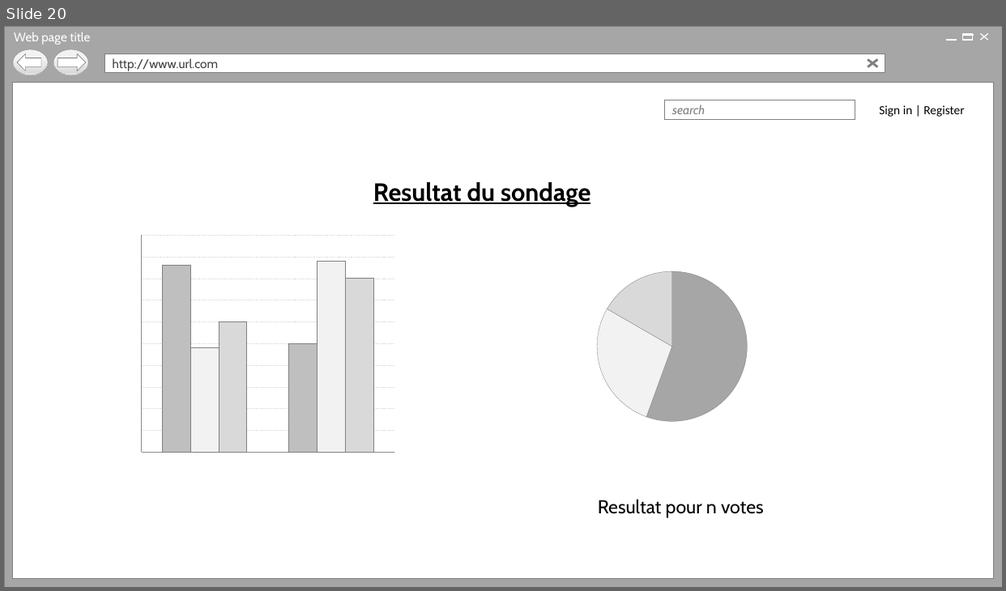
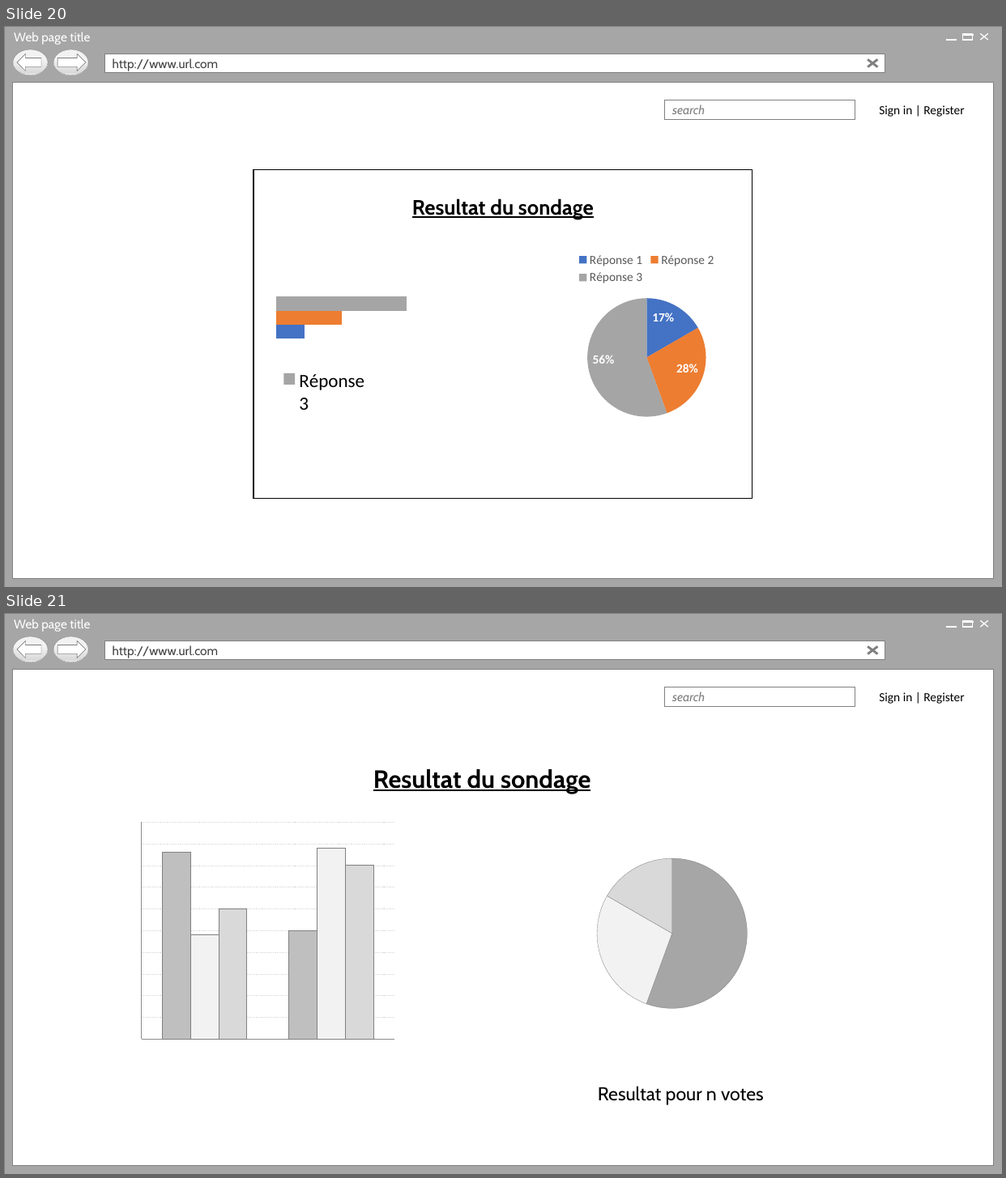
Before and after one commit to Holyz1988/PROJET1-ASP.NET, a slide deck: Page d’acceuil.pptx. Shown one above the other, each under a label of ours: slide 20 before the commit, slides 20 and 21 after it. The pictures are 1006x591 and 1006x1178 pixels, drawn with LibreOffice and Linux fonts; fonts in the diff are those of the drawing; background and template pictures are left out. Boxes give left, top, right and bottom in pixels: in the first picture for what was removed or moved away, otherwise in the second. Text is boxed around its words. In the diff, an @@ line names an element or a change of style, - is before the commit and + after.

Commit message:
Amélioration des slide, surtout les resultats

```diff
--- a/Page d’acceuil.pptx
+++ b/Page d’acceuil.pptx
@@ slide 20 added at (4,26,1002,587), background #FFFFFF; not listed: 17 template elements that a slide beside it also shows @@
@@ rectangle added at (253,169,752,498), fill #FFFFFF, outline #000000 1 pt @@
@@ text added at (412,199,594,220), 20 pt, text #000000, bold, underline @@
+Resultat du sondage
@@ bar chart added at (266,224,541,445) @@
+categories: 1
+Réponse 1: 22, -
+Réponse 2: 50, -
+Réponse 3: 100, -
@@ pie chart added at (554,244,739,427) @@
+categories: Réponse 1, Réponse 2, Réponse 3
+Series 1: 17, 28, 56
@@ what was slide 20 is now slide 21 @@
```
Also in this commit, not shown: 14 slides changed, 1 slide removed.
